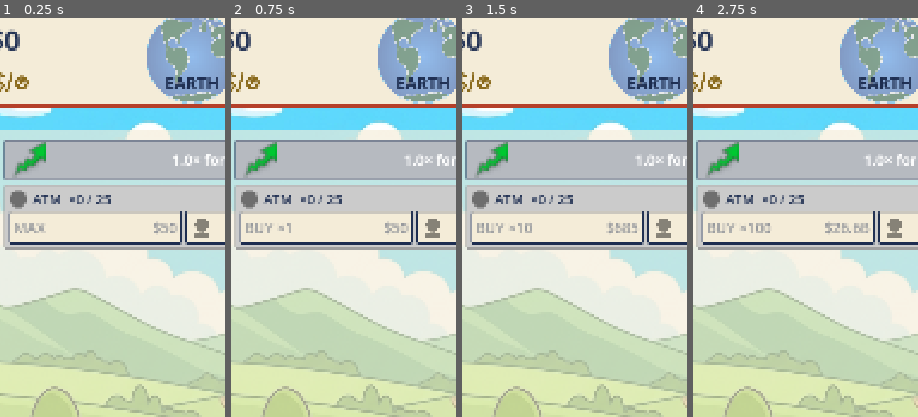
Above: before the commit, frames 1-4 (left to right).
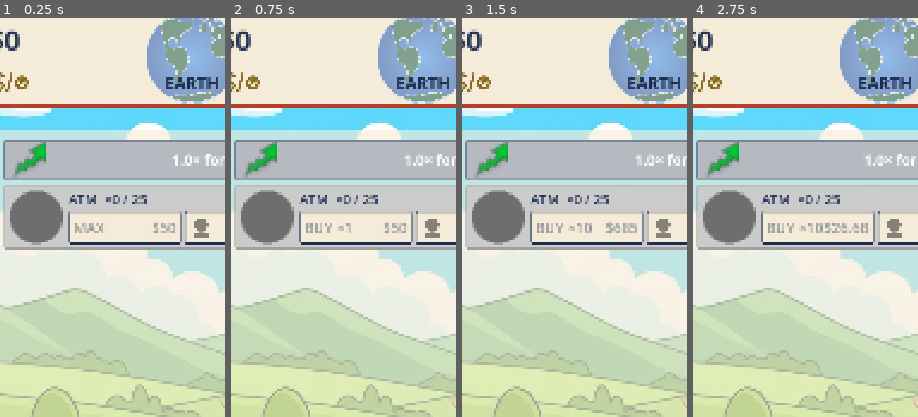
Above: after the commit, the same moments.

Repository: TimGoergen/american-tycoon
Game: Godot game, scene res://Main.tscn
Two runs of this game, one before a commit and one after it. Both use one fixed random seed, a clock stepped at 60 frames per second and the inputs below.
Inputs:
- Up to frame 1 (0.25 s): no input
- Up to frame 2 (0.75 s): click "BUY MODE: MAX" at 0.5 s
- Up to frame 3 (1.5 s): click "BUY MODE: ×1" at 1.25 s
- Up to frame 4 (2.75 s): click "BUY MODE: ×10" at 2 s
The pictures show only the part of the screen within x 7-57%, y 3-53%; the shares and areas given below are measured in that part.

The runs differ from the first frame. In frame 1, 4.2% of the frame differs, in the area x 3-93%, y 43-57%; in frame 2, 4.2%; in frame 3, 4.3%; in frame 4, 4.3%.

Commit message:
Enlarge on-device tap targets: property rush portrait + Pass the Torch
PropertyRow: lift the manager-portrait rush control out of the header
section so it spans the whole panel height as one tall square -- a much
bigger, easier-to-hit target on device. The name/income header, cycle
bar, and buy/hire buttons now stack in a column to its right (each a bit
narrower). Rebalance the buy/hire split to ~40/60 via a 0.65 stretch
ratio on the buy button, giving hire the larger share.

Main: match the Estate Planning "Pass the Torch" button to the Settings
tab tuning buttons -- same height (STANDARD_BUTTON_HEIGHT x 1.4) and bold
font size 50, with the inline legacy gem scaled 29x40 -> 36x50 to match.

Co-Authored-By: Claude Opus 4.8 <noreply@anthropic.com>
Claude-Session: https://claude.ai/code/session_01WxVCyzQ6nqDT1WeDAswgPb

Diff:
--- a/game/scripts/Main.gd
+++ b/game/scripts/Main.gd
@@ -483,16 +483,17 @@
 	# The prestige exit, pinned to the BOTTOM of the tab (Tim, 2026-06-28): plan the estate,
 	# pass on, raise a faster heir. Red = big commit.
 	_plan_button = Button.new()
-	# ~35% shorter than its previous (taller) size, still fitting the bold label + inline gem
-	# (Tim, 2026-06-28).
-	_plan_button.custom_minimum_size = Vector2(0, int(UiPalette.STANDARD_BUTTON_HEIGHT * 0.88))
+	# As tall as the Settings tab's tuning buttons (STANDARD_BUTTON_HEIGHT × 1.4) so this
+	# prestige exit reads as an equally weighty, easy-to-hit control (Tim, 2026-07-01).
+	_plan_button.custom_minimum_size = Vector2(0, int(UiPalette.STANDARD_BUTTON_HEIGHT * 1.4))
 	UiPalette.style_button(_plan_button, true)
 	_plan_button.pressed.connect(_on_plan_estate_pressed)
 	v.add_child(_plan_button)
 
 	# The button's label is a RichTextLabel so the parenthetical can show the legacy-gem image
-	# inline (Tim, 2026-06-28). It is 40% larger than the standard label and bold. A CenterContainer
-	# centers it over the button; both ignore the mouse so the press still reaches the button.
+	# inline (Tim, 2026-06-28). It is bold and sized to match the Settings tuning buttons'
+	# font (Tim, 2026-07-01). A CenterContainer centers it over the button; both ignore the
+	# mouse so the press still reaches the button.
 	var plan_center := CenterContainer.new()
 	plan_center.set_anchors_preset(Control.PRESET_FULL_RECT)
 	plan_center.mouse_filter = Control.MOUSE_FILTER_IGNORE
@@ -505,7 +506,8 @@
 	_plan_label.autowrap_mode = TextServer.AUTOWRAP_OFF
 	_plan_label.mouse_filter = Control.MOUSE_FILTER_IGNORE
 	_plan_label.add_theme_font_override("normal_font", UiPalette.make_bold_font())
-	_plan_label.add_theme_font_size_override("normal_font_size", int(round(UiPalette.FONT_LABEL * 1.4)))
+	# Font size 50 — the same as the Settings tab's tuning buttons (TUNING_BUTTON_FONT).
+	_plan_label.add_theme_font_size_override("normal_font_size", 50)
 	_plan_label.add_theme_color_override("default_color", UiPalette.PALE_GOLD)
 	# Mipmapped filtering so the inline gem image downscales smoothly rather than aliasing.
 	_plan_label.texture_filter = CanvasItem.TEXTURE_FILTER_LINEAR_WITH_MIPMAPS
@@ -809,7 +811,7 @@
 	_plan_button.disabled = not can_succeed
 	if can_succeed:
 		# "(+x [gem])" — the legacy-gem image stands in for the word "Legacy" inside the parens.
-		_plan_label.text = "[center]PASS THE TORCH  (+%d [img width=29 height=40]res://art/icons/legacy_gem.svg[/img])[/center]" % dynasty.projected_legacy_gain()
+		_plan_label.text = "[center]PASS THE TORCH  (+%d [img width=36 height=50]res://art/icons/legacy_gem.svg[/img])[/center]" % dynasty.projected_legacy_gain()
 	else:
 		_plan_label.text = "[center]PASS THE TORCH[/center]"
 
--- a/game/scripts/ui/PropertyRow.gd
+++ b/game/scripts/ui/PropertyRow.gd
@@ -132,35 +132,32 @@
 func _ready() -> void:
 	add_theme_stylebox_override("panel", UiPalette.make_panel_style())
 
-	var column := VBoxContainer.new()
-	column.add_theme_constant_override("separation", 6)
-	add_child(column)
-
-	# Top of the row: a round manager-portrait slot on the left, and to its right a section
-	# holding the name, the cycle progress bar, AND the milestone (inventory count) bar. The
-	# circle is sized in _refresh to be a square as tall as that whole section (all three
-	# lines), so it reads as one tall portrait spanning them — and the milestone bar, now in
-	# that section, lines up with the cycle bar's width instead of running the full row (Tim,
-	# 2026-06-22).
-	var top_row := HBoxContainer.new()
-	top_row.add_theme_constant_override("separation", 12)
-	column.add_child(top_row)
+	# The portrait/rush control sits on the LEFT as a single tall square spanning the WHOLE
+	# panel height (Tim, 2026-07-01): on device the old section-height circle was a hard tap
+	# target, so it now runs the full height of the row for a big, easy-to-hit button. To its
+	# right, a column holds the three stacked rows — name/income header, cycle progress bar,
+	# and the buy/hire buttons — each now a little narrower because the tall portrait claims
+	# the left edge. The circle's square size is set in _refresh to match its own height.
+	var outer_row := HBoxContainer.new()
+	outer_row.add_theme_constant_override("separation", 12)
+	add_child(outer_row)
 
 	_manager_circle = ManagerCircle.new()
-	_manager_circle.size_flags_vertical = Control.SIZE_FILL  # stretch to the section's height
+	_manager_circle.size_flags_vertical = Control.SIZE_FILL  # stretch to the whole panel height
 	# The portrait IS the start/rush control now (the old START button is gone): a single tap
 	# starts an idle cycle (or rushes a running one); holding it auto-rushes (see _pump_held_rush).
 	_manager_circle.pressed.connect(func() -> void: tap_requested.emit(prop_index))
-	top_row.add_child(_manager_circle)
-
-	var top_section := VBoxContainer.new()
-	top_section.add_theme_constant_override("separation", 6)
-	top_section.size_flags_horizontal = Control.SIZE_EXPAND_FILL
-	top_row.add_child(top_section)
+	outer_row.add_child(_manager_circle)
+
+	# The three stacked rows to the right of the tall portrait.
+	var column := VBoxContainer.new()
+	column.add_theme_constant_override("separation", 6)
+	column.size_flags_horizontal = Control.SIZE_EXPAND_FILL
+	outer_row.add_child(column)
 
 	# Header: name ×count on the left, income/sec on the right.
 	var header := HBoxContainer.new()
-	top_section.add_child(header)
+	column.add_child(header)
 
 	_name_label = Label.new()
 	_name_label.add_theme_color_override("font_color", UiPalette.NAVY)
@@ -190,7 +187,7 @@
 	_cycle_bar.size_flags_horizontal = Control.SIZE_EXPAND_FILL
 	_cycle_bar.size_flags_vertical = Control.SIZE_SHRINK_CENTER
 	UiPalette.style_progress_bar(_cycle_bar, UiPalette.MONEY_GREEN)
-	top_section.add_child(_cycle_bar)
+	column.add_child(_cycle_bar)
 
 	# Buy / hire buttons (bulk-buy is mandatory — GDD §3.1). The buy button's
 	# count follows the global buy-mode toggle.
@@ -200,7 +197,10 @@
 
 	_buy_button = Button.new()
 	_buy_button.size_flags_horizontal = Control.SIZE_EXPAND_FILL
-	# Buy and hire each take half the panel width (default stretch ratio 1.0 on both).
+	# The hire button gets the larger share of the row (Tim, 2026-07-01): both stretch to
+	# fill, but the buy button's stretch ratio is pulled below the hire button's default 1.0,
+	# so the split lands around 40% buy / 60% hire instead of an even half-and-half.
+	_buy_button.size_flags_stretch_ratio = 0.65
 	_buy_button.custom_minimum_size = Vector2(0, BUTTON_ROW_HEIGHT)
 	UiPalette.style_button(_buy_button, true)  # red: buying is a spend action (§8)
 	_buy_button.pressed.connect(func() -> void: buy_requested.emit(prop_index, _buy_mode))
@@ -329,8 +329,8 @@
 	# owns at least one unit (Tim, 2026-06-28).
 	_cycle_bar.visible = owned
 
-	# Keep the portrait circle square and as tall as this top section: its height is already
-	# stretched to the section by the layout, so we just match the width to it.
+	# Keep the portrait circle square and as tall as the whole panel: its height is already
+	# stretched to the full row by the layout, so we just match the width to it.
 	_manager_circle.custom_minimum_size.x = _manager_circle.size.y
 
 	# The portrait is the start/rush control (ManagerCircle). Decide its look and whether it
